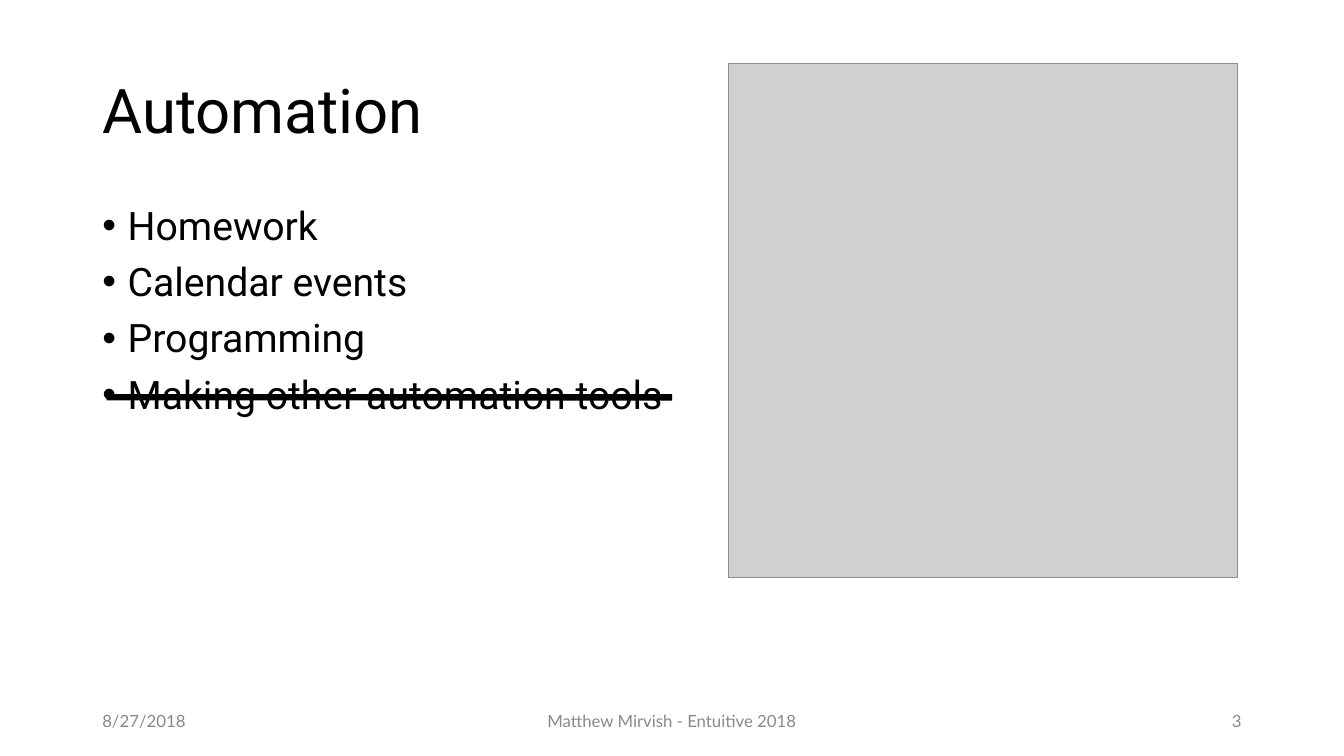
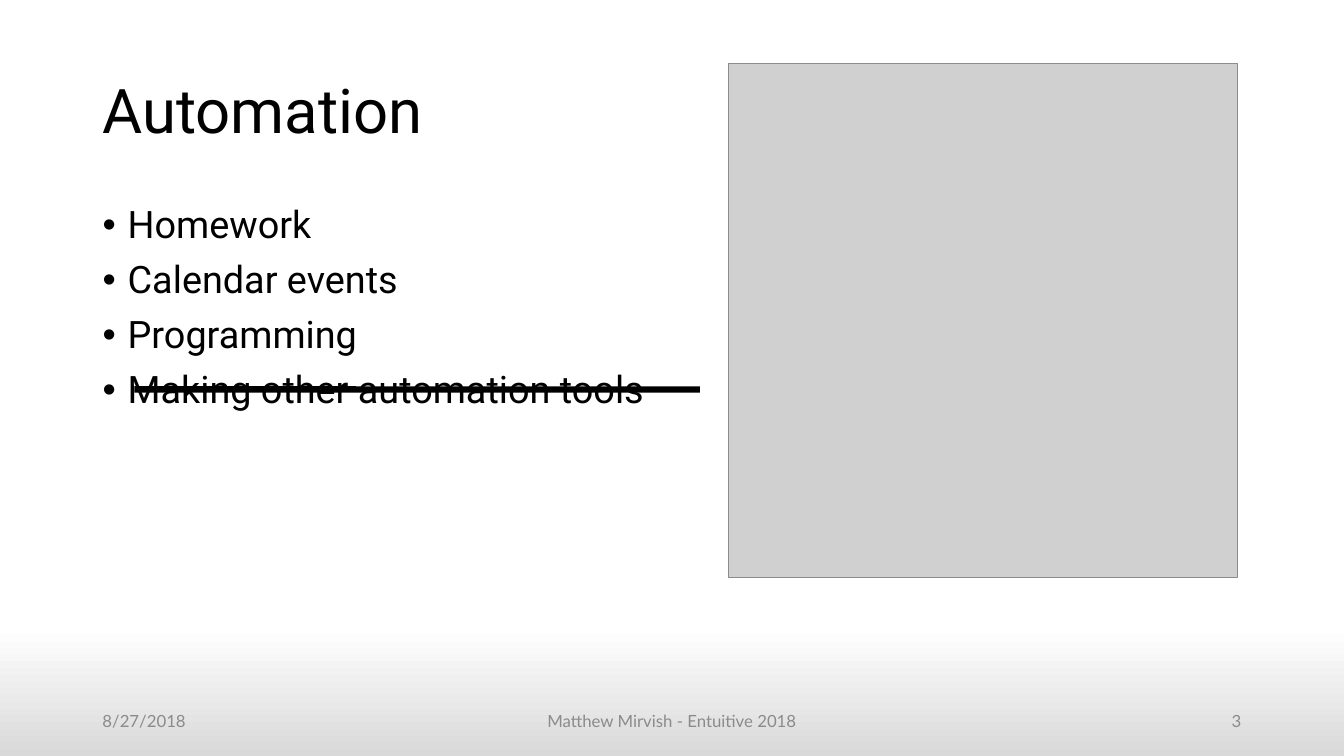
Before and after one commit to mincrmatt12/EntuitivePresentation2018, a slide deck: slide 3 of Entuitive 2018.odp. Drawn at 1344x756 pixels with LibreOffice and Linux fonts; fonts in the diff are those of the drawing; grey boxes stand for pictures. Boxes give left, top, right and bottom in pixels: in the first picture for what was removed or moved away, otherwise in the second. Text is boxed around its words. In the diff, an @@ line names an element or a change of style, - is before the commit and + after.

```diff
--- a/Entuitive 2018.odp
+++ b/Entuitive 2018.odp
@@ background #FFFFFF to gradient #FFFFFF to #D9D9D9 @@
@@ text "Homework" at box(128, 209, 644, 411): size 28 to 27 pt @@
@@ line moved from (107, 397) - (673, 397) to (134, 389) - (700, 389) @@
@@ text colour #898989 to #8B8B8B in 3 elements at box(102, 715, 185, 728), box(547, 715, 796, 727), box(1232, 715, 1242, 727) @@
```
Also in this commit, not shown: 35 other slides changed, 1 other file.
